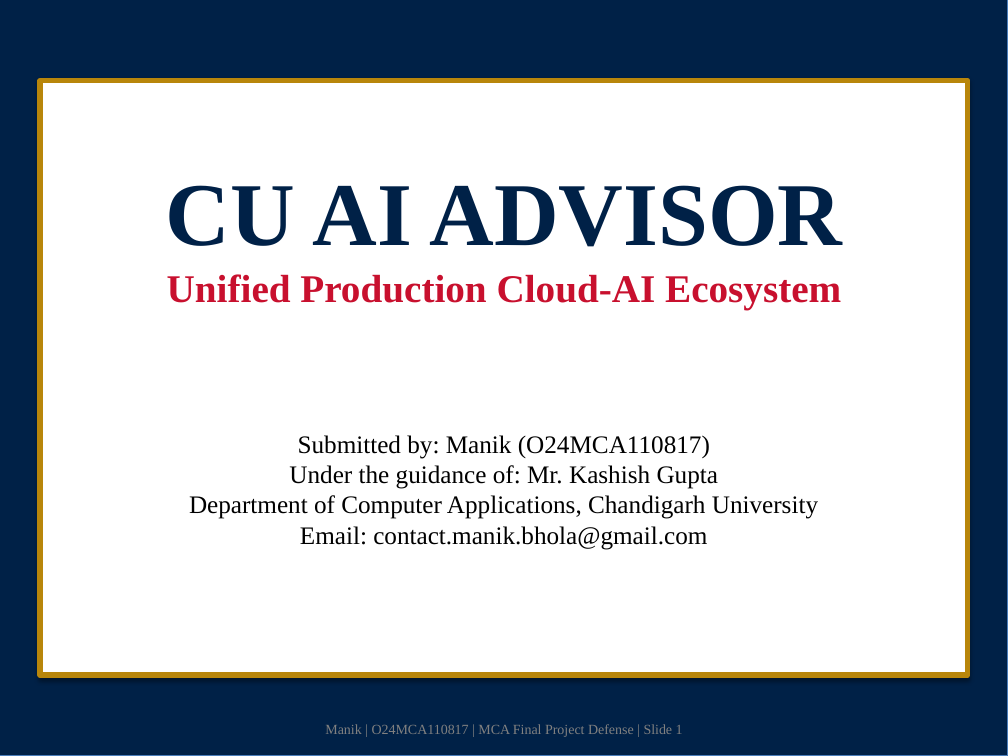
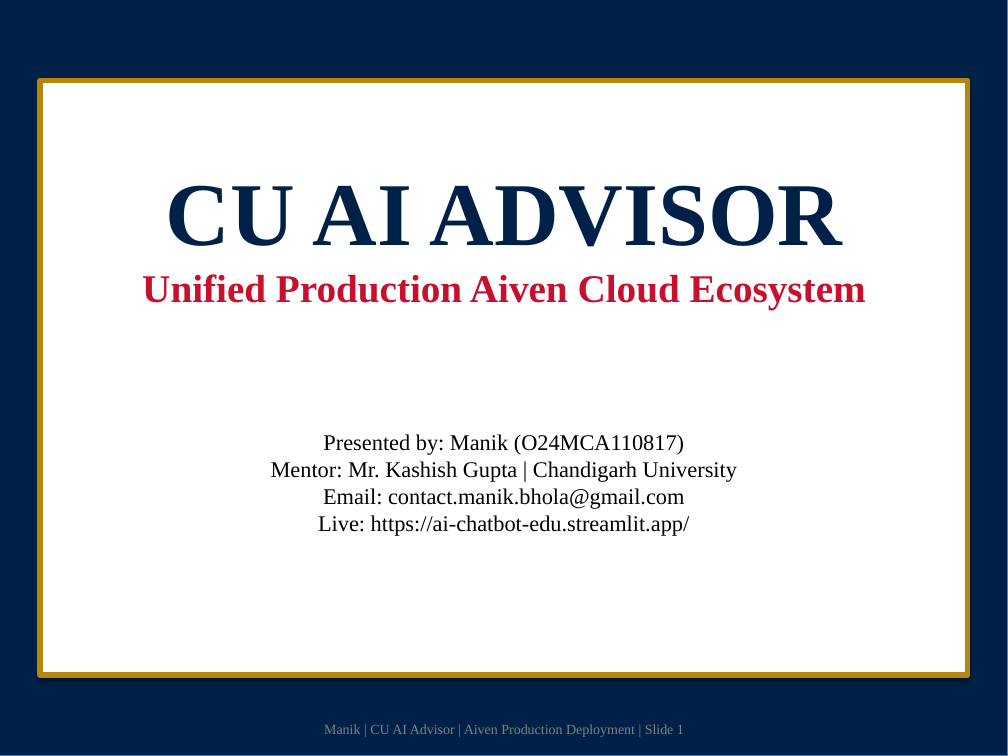
Before and after one commit to manikbholaji/ai-chatbot, a slide deck: slide 1 of CU_AI_Advisor_FINAL_MASTER.pptx. Drawn at 1008x756 pixels with LibreOffice and Linux fonts; fonts in the diff are those of the drawing. Boxes give left, top, right and bottom in pixels: in the first picture for what was removed or moved away, otherwise in the second. Text is boxed around its words. In the diff, an @@ line names an element or a change of style, - is before the commit and + after.

Commit message:
docs: finalize all deliverables with unified production architecture and Aiven cloud deployment details

```diff
--- a/CU_AI_Advisor_FINAL_MASTER.pptx
+++ b/CU_AI_Advisor_FINAL_MASTER.pptx
@@ text at bbox=[142, 274, 866, 310]: text changed @@
-Unified Production Cloud-AI Ecosystem
+Unified Production Aiven Cloud Ecosystem
@@ text at bbox=[271, 434, 737, 536]: text changed; size 18 to 16 pt @@
-Submitted by: Manik (O24MCA110817)
-Under the guidance of: Mr. Kashish Gupta
-Department of Computer Applications, Chandigarh University
-Email: contact.manik.bhola@gmail.com
+Presented by: Manik (O24MCA110817)
+Mentor: Mr. Kashish Gupta | Chandigarh University
+Email: contact.manik.bhola@gmail.com
+Live: https://ai-chatbot-edu.streamlit.app/
@@ text at bbox=[324, 724, 684, 737]: text changed @@
-Manik | O24MCA110817 | MCA Final Project Defense | Slide 1
+Manik | CU AI Advisor | Aiven Production Deployment | Slide 1
```
Also in this commit, not shown: 1 other slide changed, 3 slides added, 9 slides removed, 1 other file.
